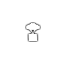
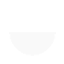
The second 64 x 64 image is a revision of the first. Changes to its layers:
hid group "Group 4" (4 layers), opacity 90% → 80% over left=13, top=23, right=51, bottom=44
hid "Layer 15", painted on it over left=26, top=23, right=40, bottom=41
showed group "bg" (2 layers), opacity 90% → 80% over left=9, top=22, right=56, bottom=56
